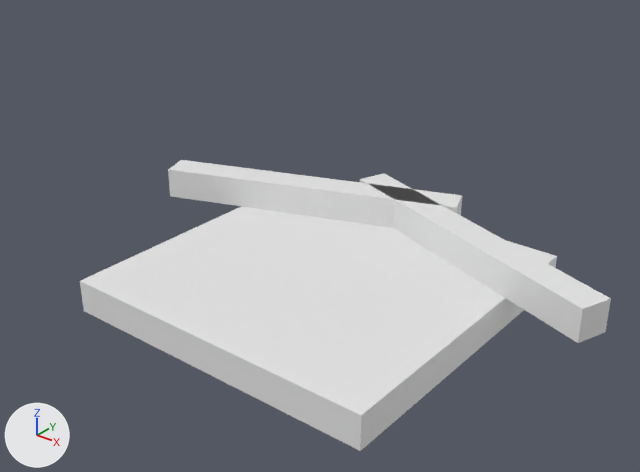
Renders of the Blender file UniRaylib/New map.blend from each side of a commit.
Rendered twice from a camera (50 mm lens) standing at (28.7, -36.3, 24.5) and looking at (0.4, -1.0, 2.6). The axes (+X, +Y, +Z) are drawn at lower left. The lights are the same throughout.

Objects in the first picture: 'rockwall', 'rockwall.013', 'stone.031'.
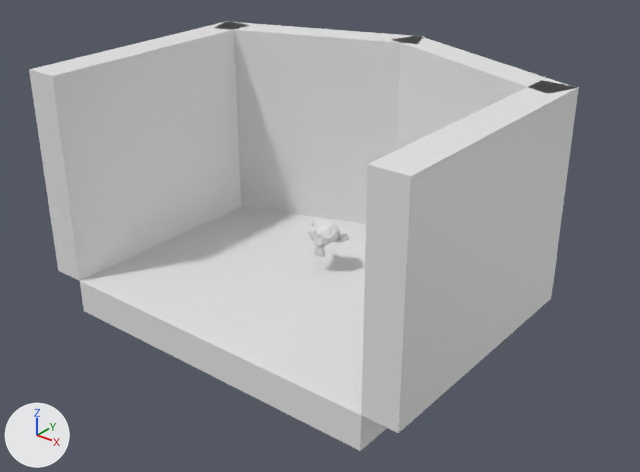
Pixel boxes (x1, y1, x2, y2) of what changed, in the pictures (640 x 472 px):
'rockwall.015', added: after (361, 80, 579, 433)
'rockwall.014', added: after (29, 21, 249, 281)
'rockwall.013', mesh rescaled (29% narrower, 194% taller): before (168, 160, 462, 228); after (216, 22, 424, 224)
'rockwall', mesh rescaled: before (360, 173, 611, 343); after (391, 35, 577, 150)
'Suzanne.005', added: after (307, 220, 349, 257)

The edits, one by one:
me_cube_207 has 8 vertices, 6 faces and spans x -1.0..1.0, y -1.0..1.0, z -1.0..1.0.
me_cube_207 is used by ob_rockwall; location (6.0, 6.0, 1.0); rotation (0.0, 0.0, -0.349), in degrees (0, 0, -20); scale (10.0, 1.0, 1.0).
me_cube_207 part 1: the whole mesh is scaled about its middle by (0.65, 1, 6), then moved by (-0.05, 0.0, 5.0).
me_cube_208 has 8 vertices, 6 faces and spans x -1.0..1.0, y -1.0..1.0, z -1.0..1.0.
me_cube_208 is used by ob_rockwall_013; location (-6.0, 6.0, 1.0); rotation (0.0, 0.0, 0.349), in degrees (0, 0, 20); scale (10.0, 1.0, 1.0).
me_cube_208 part 2: the whole mesh is scaled about its middle by (0.65, 1, 6), then moved by (0.05, 0.0, 5.0).
Mesh me_cube_210 is new.
It is a box spanning x -1.0..0.5, y -1.0..1.0, z -1.0..11.0.
Object 'Suzanne.005' (ob_suzanne_005) is new; it shows a copy of the mesh of ob_suzanne_004.
Its location is (0.0, 0.0, 2.0).
Object 'rockwall.015' (ob_rockwall_015) is new; it shows me_cube_210.
Its location is (11.0, 0.0, 1.0).
Its rotation in degrees is (0, 0, 90).
Its scale is (10.0, 1.0, 1.0).
Object 'rockwall.014' (ob_rockwall_014) is new; it shows a copy of me_cube_210.
Its location is (-11.0, 0.0, 1.0).
Its rotation in degrees is (0, 0, 90).
Its scale is (10.0, 1.0, 1.0).
